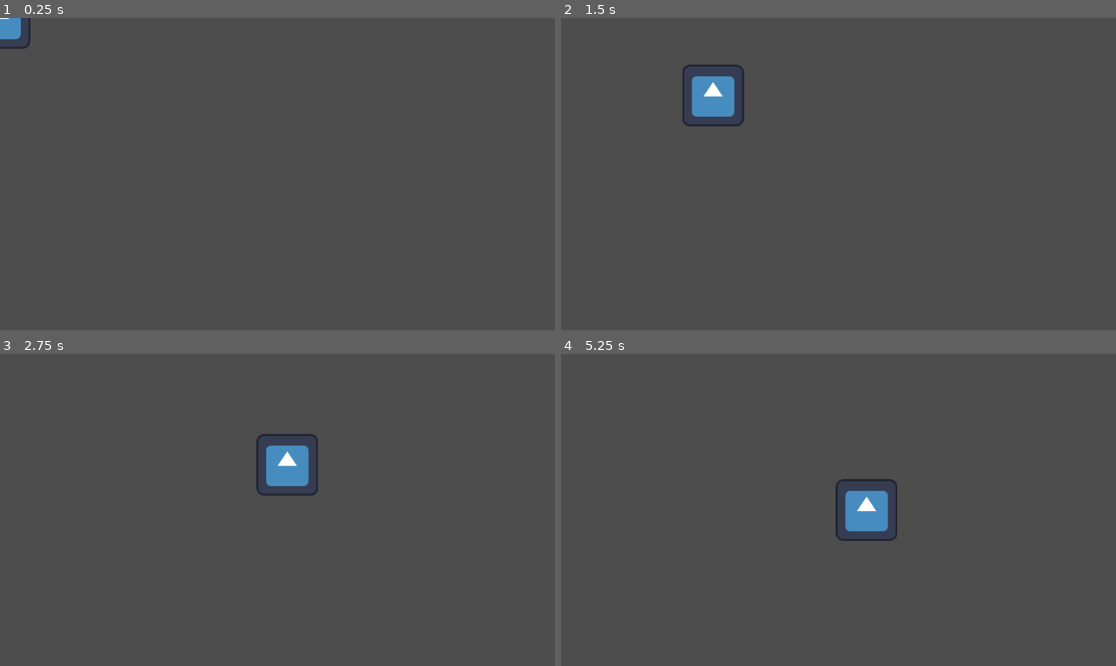
Above: before the commit, frames 1-4 (two rows, left to right).
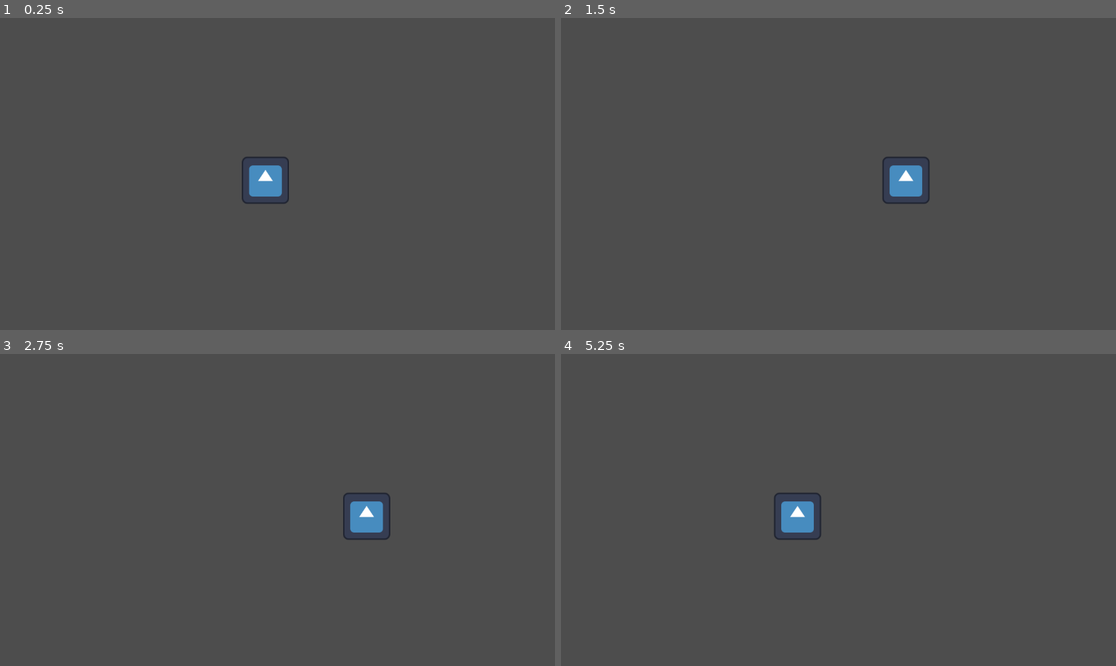
Above: after the commit, the same moments.

Repository: SilentPrincess108/jumpstart_game
Game: Godot game, scene res://scenes/player.tscn
Same seed, same stepped clock (60 frames per second), same inputs: the game is played once before the commit and once after it. The engine's default icon, where the game draws it, is replaced by a stand-in: a white triangle on a blue panel in a dark square.
Inputs (mouse positions are in pixels of both pictures, inside the frame that each line leads up to):
- Up to frame 1 (0.25 s): no input
- Up to frame 2 (1.5 s): tap Enter at 0.5 s; move the mouse to (960, 158) at 0.52 s; press the mouse at (960, 158) at 0.53 s; hold D (right) 0.53-1.28 s; move the mouse to (727, 189) at 1.27 s; release the mouse at (727, 189) at 1.28 s; hold A (left) from 1.28 s (still down); click (727, 189) at 1.35 s
- Up to frame 3 (2.75 s): move the mouse to (333, 441) at 2.02 s; release A (left) at 2.03 s; press the mouse at (333, 441) at 2.03 s; hold D (right) from 2.03 s (still down)
- Up to frame 4 (5.25 s): move the mouse to (810, 572) at 2.77 s; release the mouse at (810, 572) at 2.78 s; click (810, 572) at 2.85 s; move the mouse to (1005, 556) at 3.52 s; release D (right) at 3.53 s; press the mouse at (1005, 556) at 3.53 s; hold A (left) from 3.53 s (still down); move the mouse to (672, 463) at 4.27 s; release the mouse at (672, 463) at 4.28 s; click (672, 463) at 4.35 s; move the mouse to (866, 510) at 5.02 s; press the mouse at (866, 510) at 5.03 s

The runs differ from the first frame. In frame 1, 1.1% of the frame differs, in the area x 0-53%, y 0-60%; in frame 2, 2.0%; in frame 3, 2.1%, in the area x 46-71%, y 25-60%; in frame 4, 2.1%.

Commit message:
Recreated side movement and clicks

Diff:
--- a/project.godot
+++ b/project.godot
@@ -11,7 +11,7 @@
 [application]
 
 config/name="Get_Out"
-run/main_scene="uid://bpwosg0pd0ftg"
+run/main_scene="uid://baxpx50ne2e6i"
 config/features=PackedStringArray("4.4", "Mobile")
 config/icon="res://icon.svg"
 
--- a/scenes/player.tscn
+++ b/scenes/player.tscn
@@ -1,19 +1,19 @@
-[gd_scene load_steps=4 format=3 uid="uid://bpwosg0pd0ftg"]
+[gd_scene load_steps=4 format=3 uid="uid://baxpx50ne2e6i"]
 
 [ext_resource type="Texture2D" uid="uid://cf4cxko61kuc6" path="res://icon.svg" id="1_3vyb7"]
-[ext_resource type="Script" uid="uid://beokya4pwiu7e" path="res://scripts/player.gd" id="1_g2els"]
+[ext_resource type="Script" uid="uid://d21gsvk0j713j" path="res://scripts/player.gd" id="1_g2els"]
 
 [sub_resource type="RectangleShape2D" id="RectangleShape2D_3vyb7"]
-size = Vector2(128, 128)
+size = Vector2(98, 98)
 
 [node name="player" type="CharacterBody2D"]
-position = Vector2(-2, 0)
+position = Vector2(551, 337)
 script = ExtResource("1_g2els")
 
 [node name="Sprite2D" type="Sprite2D" parent="."]
-position = Vector2(1, 0)
+position = Vector2(2.38419e-07, 2.38419e-07)
+scale = Vector2(0.768555, 0.768555)
 texture = ExtResource("1_3vyb7")
 
 [node name="CollisionShape2D" type="CollisionShape2D" parent="."]
-position = Vector2(1, 0)
 shape = SubResource("RectangleShape2D_3vyb7")
--- a/scripts/player.gd
+++ b/scripts/player.gd
@@ -1,16 +1,20 @@
 extends CharacterBody2D
 
-@export var speed = 400
 
-var click_position = Vector2()
-var target_position = Vector2()
+const SPEED = 300.0
+const JUMP_VELOCITY = -400.0
 
-func _input(event):
-	if event.is_action_pressed("click"):
-		click_position = get_global_mouse_position()
+func get_input():
+	# Get the input direction and handle the movement/deceleration.
+	var direction = Input.get_axis("left", "right")
+	if direction:
+		velocity.x = direction * SPEED
+	else:
+		velocity.x = move_toward(velocity.x, 0, SPEED)
+
+	if Input.is_action_pressed("click"):
+		print("Clicked!")
 
 func _physics_process(delta: float) -> void:
-	if position.distance_to(click_position) > 3:
-		target_position = (click_position - position).normalized()
-		velocity = target_position * speed
-		move_and_slide()
+	get_input()
+	move_and_slide()
Not shown, changed: scripts/player.gd.uid
